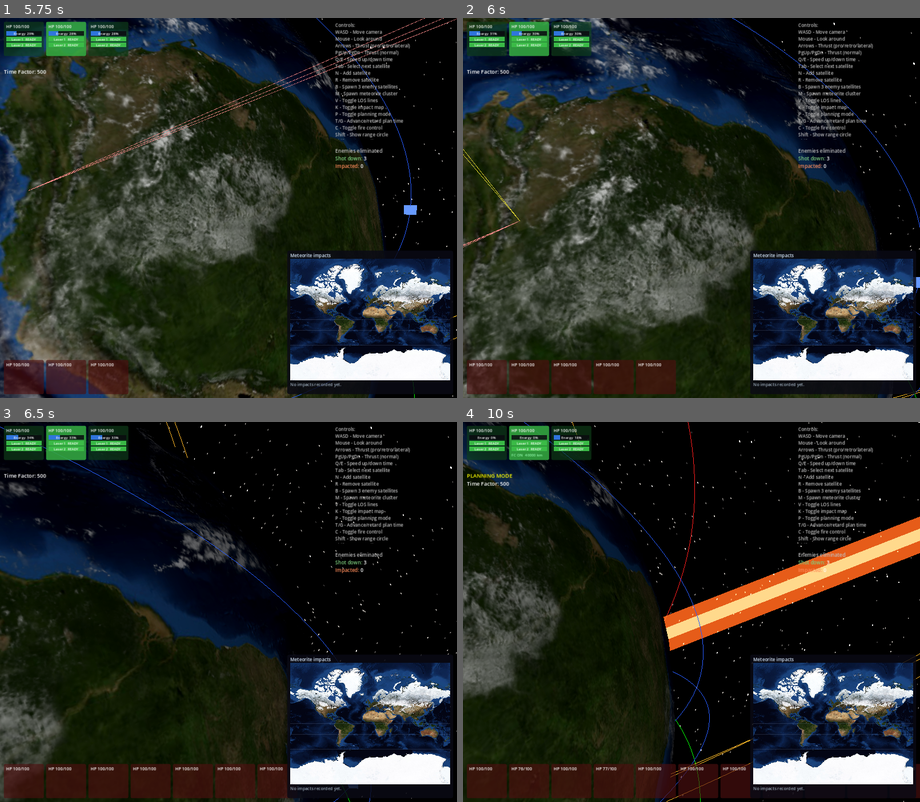
Above: before the commit, frames 1-4 (two rows, left to right).
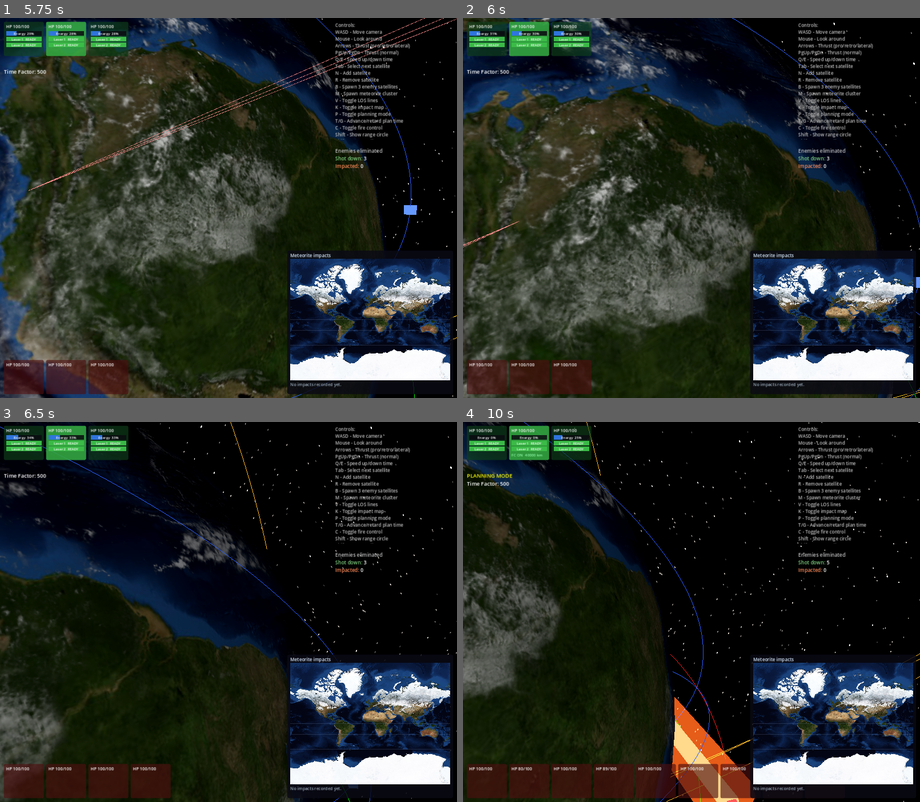
Above: after the commit, the same moments.

Repository: mellenburg/game
Game: Godot game, scene res://scenes/main.tscn
The game is run twice, just before and just after one commit, with the same random seed, the same clock (stepped at 60 frames per second) and the same inputs.
Inputs (mouse positions are in pixels of both pictures, inside the frame that each line leads up to):
- Up to frame 1 (5.75 s): tap Enter at 0.5 s; move the mouse to (251, 208) at 0.52 s; hold W (move_forward) from 0.53 s (still down); tap B (add_enemies) at 0.6 s; move the mouse to (205, 208) at 1.27 s; tap M (add_meteorites) at 1.35 s; move the mouse to (237, 200) at 2.02 s; tap N (add_satellite) at 2.1 s; move the mouse to (223, 215) at 2.77 s; tap T (planning_advance) at 2.85 s; move the mouse to (260, 211) at 3.52 s; hold G (planning_retard) 3.53-4.28 s; move the mouse to (191, 204) at 4.27 s; tap R (remove_satellite) at 4.35 s; move the mouse to (233, 208) at 5.02 s; tap Tab (select_next) at 5.1 s
- Up to frame 2 (6 s): move the mouse to (673, 200) at 5.77 s; release W (move_forward) at 5.78 s; hold D (move_right) from 5.78 s (still down); tap I (start_meteorite_wave) at 5.85 s
- Up to frame 3 (6.5 s): keep holding D (move_right)
- Up to frame 4 (10 s): move the mouse to (714, 612) at 6.52 s; release D (move_right) at 6.53 s; hold W (move_forward) 6.53-8.78 s; tap one key every 0.75 s from 6.6 s: C (toggle_fire_control) V (toggle_los) P (toggle_planning) Shift B (add_enemies); move the mouse to (668, 612) at 7.27 s; move the mouse to (700, 604) at 8.02 s; move the mouse to (686, 619) at 8.77 s; hold A (move_left) 8.78-9.53 s; move the mouse to (723, 615) at 9.52 s; hold W (move_forward) from 9.53 s (still down)

Frame 1 is identical in both runs. In frame 2, 1.6% of the frame differs, in the area x 0-47%, y 34-99%; in frame 3, 2.2%; in frame 4, 8.2%, in the area x 12-100%, y 0-100%.

Commit message:
Meteorite wave: drop default body count from 50 to 20
50 was too dense given the wider per-body spread; 20 over 10 s is a
steadier ~2/sec arrival rate that still pressures the defenses without
turning the screen into a wall of trajectories.

https://claude.ai/code/session_01T1yRbMpEiUghNV6yQkvzEu

Diff:
--- a/godot/scripts/earth_system.gd
+++ b/godot/scripts/earth_system.gd
@@ -79,10 +79,10 @@
 const METEORITE_VELOCITY_JITTER: float = 0.8
 const METEORITE_HP: float = 100.0
 
-# Wave mode: 50 meteorites from a single shared nexus, arrival times
+# Wave mode: 20 meteorites from a single shared nexus, arrival times
 # distributed uniformly across a 10-second wall-clock window so the
 # player has continuous incoming traffic rather than a single burst.
-const METEORITE_WAVE_COUNT: int = 50
+const METEORITE_WAVE_COUNT: int = 20
 const METEORITE_WAVE_DURATION_SEC: float = 10.0
 
 @export var time_factor: int = 500
